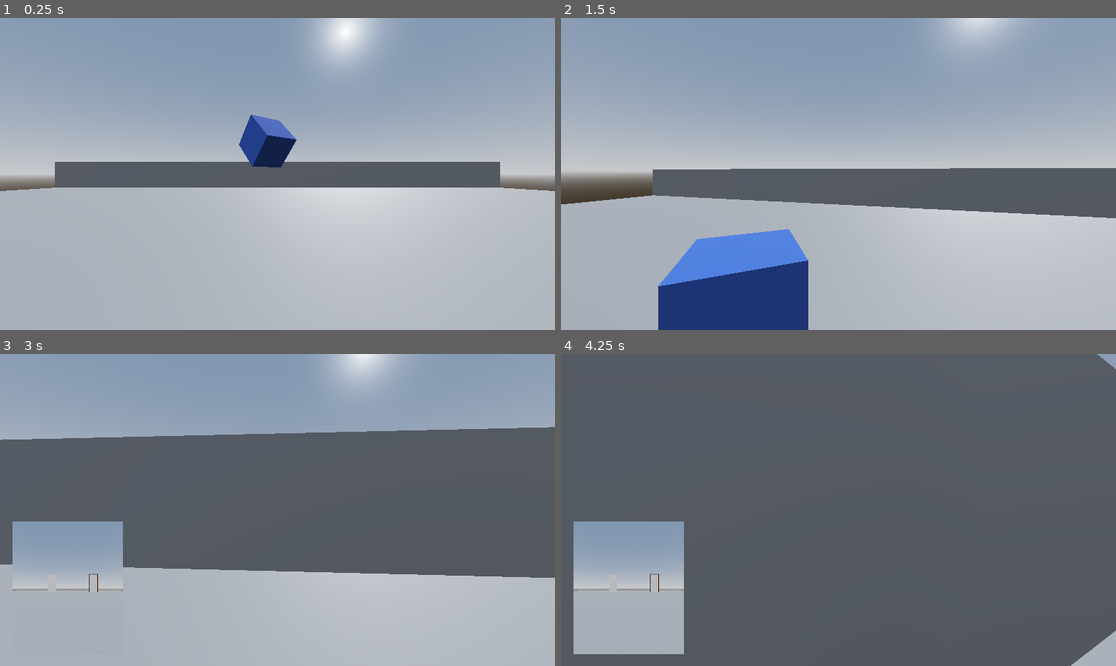
Above: before the commit, frames 1-4 (two rows, left to right).
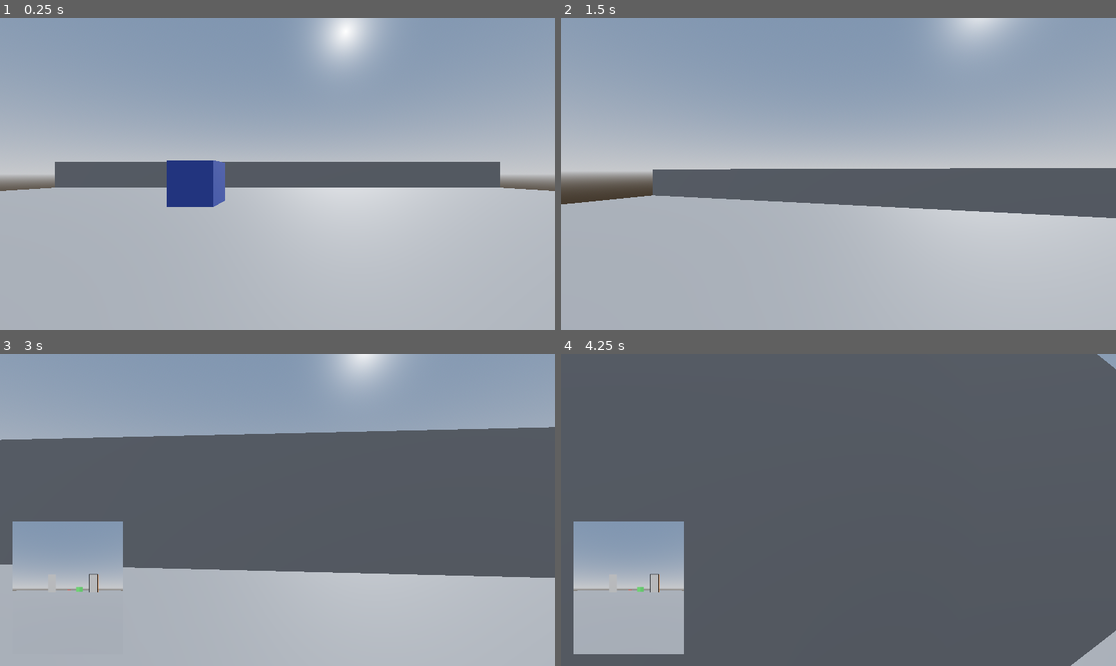
Above: after the commit, the same moments.

Repository: AntoninHUDRY/Q_panic
Game: Godot game, scene res://CameraTest.tscn
The game is run twice, just before and just after one commit, with the same random seed, the same clock (stepped at 60 frames per second) and the same inputs.
Inputs (mouse positions are in pixels of both pictures, inside the frame that each line leads up to):
- Up to frame 1 (0.25 s): no input
- Up to frame 2 (1.5 s): move the mouse to (866, 174) at 0.52 s; hold W (up) from 0.53 s (still down); tap C (clear_minicam) at 0.6 s; click (866, 174) at 0.67 s; tap Space (jump) at 0.77 s; move the mouse to (810, 174) at 1.27 s; tap Ctrl (crouch) at 1.35 s
- Up to frame 3 (3 s): keep holding W (up); tap Space (jump) at 1.52 s; move the mouse to (288, 503) at 2.02 s; hold E (interact) 2.03-2.78 s; move the mouse to (271, 516) at 2.77 s; right-click (271, 516) at 2.85 s; click (271, 516) at 2.92 s
- Up to frame 4 (4.25 s): keep holding W (up); tap Space (jump) at 3.02, 3.77 s; move the mouse to (877, 513) at 3.52 s; tap Shift (sprint) at 3.6 s

The runs differ from the first frame. In frame 1, 2.8% of the frame differs, in the area x 30-54%, y 30-61%; in frame 2, 7.5%, in the area x 17-45%, y 67-100%; in frame 3, less than 0.1%; in frame 4, less than 0.1%.

Commit message:
Make Scenes for cubes

Diff:
--- a/CameraTest.tscn
+++ b/CameraTest.tscn
@@ -1,16 +1,16 @@
-[gd_scene load_steps=27 format=3 uid="uid://8ukrrg3tetb8"]
+[gd_scene load_steps=26 format=3 uid="uid://8ukrrg3tetb8"]
 
 [ext_resource type="Script" path="res://quantum/QuantumController.gd" id="2_3qsxb"]
+[ext_resource type="PackedScene" uid="uid://isnyipijubp4" path="res://Cube.tscn" id="3_8b4es"]
 [ext_resource type="Script" path="res://quantum/EntangledGroup.gd" id="3_fka2m"]
 [ext_resource type="Script" path="res://Camera/MainCamera.gd" id="4_bbubq"]
-[ext_resource type="Script" path="res://quantum/QuantumObject.gd" id="4_g2727"]
 [ext_resource type="Script" path="res://character/player.gd" id="5_q6hax"]
 [ext_resource type="Script" path="res://Camera/MiniCamera.gd" id="6_104kl"]
 [ext_resource type="PackedScene" uid="uid://dfvgc3hsb18jo" path="res://systems/interaction/PlayerInteractor.tscn" id="6_fa8ls"]
 [ext_resource type="Script" path="res://systems/interaction/PlayerInteractor.gd" id="7_8dpor"]
-[ext_resource type="PackedScene" uid="uid://qfenrsmlfday" path="res://Door.tscn" id="7_deytm"]
-[ext_resource type="PackedScene" uid="uid://d2dpduiy1jbvy" path="res://FloorButton.tscn" id="8_o6ekm"]
-[ext_resource type="PackedScene" uid="uid://cfm46bfyyqy6x" path="res://fix_Door.tscn" id="11_roepf"]
+[ext_resource type="PackedScene" path="res://Door.tscn" id="7_deytm"]
+[ext_resource type="PackedScene" path="res://FloorButton.tscn" id="8_o6ekm"]
+[ext_resource type="PackedScene" path="res://fix_Door.tscn" id="11_roepf"]
 
 [sub_resource type="ProceduralSkyMaterial" id="ProceduralSkyMaterial_n8ree"]
 sky_horizon_color = Color(0.64625, 0.65575, 0.67075, 1)
@@ -30,15 +30,14 @@
 [sub_resource type="ConvexPolygonShape3D" id="ConvexPolygonShape3D_c6l2y"]
 points = PackedVector3Array(-16, -0.05, -16, -16, 0.05, -16, 16, -0.05, -16, -16, -0.05, 16, -16, 0.05, 16, 16, 0.05, -16, 16, -0.05, 16, 16, 0.05, 16)
 
-[sub_resource type="BoxMesh" id="BoxMesh_kr0v7"]
+[sub_resource type="StandardMaterial3D" id="StandardMaterial3D_s6krm"]
+albedo_color = Color(0.254902, 0.356863, 0.729412, 1)
 
-[sub_resource type="StandardMaterial3D" id="StandardMaterial3D_tv781"]
-albedo_color = Color(0.235294, 0.388235, 0.756863, 1)
+[sub_resource type="StandardMaterial3D" id="StandardMaterial3D_g63la"]
+albedo_color = Color(0.94902, 0.470588, 0.0235294, 1)
 
-[sub_resource type="BoxShape3D" id="BoxShape3D_wghr5"]
-
-[sub_resource type="StandardMaterial3D" id="StandardMaterial3D_sbfhf"]
-albedo_color = Color(0.819608, 0.4, 0.290196, 1)
+[sub_resource type="StandardMaterial3D" id="StandardMaterial3D_ny6dm"]
+albedo_color = Color(0.345098, 0.729412, 0.352941, 1)
 
 [sub_resource type="CapsuleMesh" id="CapsuleMesh_wio5y"]
 
@@ -94,37 +93,17 @@
 [node name="EntangledGroup" type="Node" parent="."]
 script = ExtResource("3_fka2m")
 
-[node name="Cube1" type="Node" parent="EntangledGroup" node_paths=PackedStringArray("collider")]
-script = ExtResource("4_g2727")
-collider = NodePath("RigidBody3D_1")
+[node name="Cube" parent="EntangledGroup" instance=ExtResource("3_8b4es")]
+transform = Transform3D(1, 0, 0, 0, 1, 0, 0, 0, 1, -1.87713, 1.05237, -4.85684)
+material = SubResource("StandardMaterial3D_s6krm")
 
-[node name="RigidBody3D_1" type="RigidBody3D" parent="EntangledGroup/Cube1"]
-transform = Transform3D(0.471545, 0.423554, -0.773464, -0.668235, 0.74395, 0, 0.575419, 0.516856, 0.63384, -0.307123, 2.16034, -5.78349)
-collision_layer = 12
-collision_mask = 3
+[node name="Cube2" parent="EntangledGroup" instance=ExtResource("3_8b4es")]
+transform = Transform3D(0.921667, 0.387982, 0, -0.387982, 0.921667, 0, 0, 0, 1, 1.588, 1.21117, -3.78839)
+material = SubResource("StandardMaterial3D_g63la")
 
-[node name="MeshInstance3D" type="MeshInstance3D" parent="EntangledGroup/Cube1/RigidBody3D_1"]
-mesh = SubResource("BoxMesh_kr0v7")
-surface_material_override/0 = SubResource("StandardMaterial3D_tv781")
-
-[node name="CollisionShape3D" type="CollisionShape3D" parent="EntangledGroup/Cube1/RigidBody3D_1"]
-shape = SubResource("BoxShape3D_wghr5")
-
-[node name="Cube2" type="Node" parent="EntangledGroup" node_paths=PackedStringArray("collider")]
-script = ExtResource("4_g2727")
-collider = NodePath("RigidBody3D_2")
-
-[node name="RigidBody3D_2" type="RigidBody3D" parent="EntangledGroup/Cube2"]
-transform = Transform3D(0.471545, 0.423554, -0.773464, -0.668235, 0.74395, 0, 0.575419, 0.516856, 0.63384, -3.23704, 2.70669, -11.4586)
-collision_layer = 12
-collision_mask = 3
-
-[node name="MeshInstance3D" type="MeshInstance3D" parent="EntangledGroup/Cube2/RigidBody3D_2"]
-mesh = SubResource("BoxMesh_kr0v7")
-surface_material_override/0 = SubResource("StandardMaterial3D_sbfhf")
-
-[node name="CollisionShape3D" type="CollisionShape3D" parent="EntangledGroup/Cube2/RigidBody3D_2"]
-shape = SubResource("BoxShape3D_wghr5")
+[node name="Cube3" parent="EntangledGroup" instance=ExtResource("3_8b4es")]
+transform = Transform3D(0.586217, 0.620623, 0.520746, -0.810154, 0.449075, 0.376805, 0, -0.642774, 0.766056, -2.62428, 1.16683, 3.70411)
+material = SubResource("StandardMaterial3D_ny6dm")
 
 [node name="player" type="CharacterBody3D" parent="."]
 transform = Transform3D(1, 0, 0, 0, 1, 0, 0, 0, 1, 0, 1.3, 0)
--- /dev/null
+++ b/Cube.tscn
@@ -0,0 +1,25 @@
+[gd_scene load_steps=5 format=3 uid="uid://isnyipijubp4"]
+
+[ext_resource type="Script" path="res://quantum/QuantumCube.gd" id="1_xmnks"]
+
+[sub_resource type="BoxMesh" id="BoxMesh_kr0v7"]
+
+[sub_resource type="StandardMaterial3D" id="StandardMaterial3D_tv781"]
+
+[sub_resource type="BoxShape3D" id="BoxShape3D_wghr5"]
+
+[node name="Cube" type="Node3D" node_paths=PackedStringArray("mesh", "collider")]
+script = ExtResource("1_xmnks")
+mesh = NodePath("RigidBody3D/MeshInstance3D")
+collider = NodePath("RigidBody3D")
+
+[node name="RigidBody3D" type="RigidBody3D" parent="."]
+collision_layer = 12
+collision_mask = 3
+
+[node name="MeshInstance3D" type="MeshInstance3D" parent="RigidBody3D"]
+mesh = SubResource("BoxMesh_kr0v7")
+surface_material_override/0 = SubResource("StandardMaterial3D_tv781")
+
+[node name="CollisionShape3D" type="CollisionShape3D" parent="RigidBody3D"]
+shape = SubResource("BoxShape3D_wghr5")
--- a/quantum/EntangledGroup.gd
+++ b/quantum/EntangledGroup.gd
@@ -13,14 +13,14 @@
 			quantum_objects.append(obj)
 	print("Quantum objects: ", quantum_objects)
 	for i in range(1, len(quantum_objects)):
-		quantum_objects[i].hide()
+		quantum_objects[i].quantum_hide()
 
 func set_new_visible(index: int):
 	print("Changing visible object from ", visible_object, " to ", index)
-	quantum_objects[visible_object].hide()
+	quantum_objects[visible_object].quantum_hide()
 	visible_object = index
 	has_visible_been_seen = false
-	quantum_objects[visible_object].show()
+	quantum_objects[visible_object].quantum_show()
 
 # For now, simply ccolliderycle through the entangled objects that are not being observed
 func handle_observations(intersections: Array[Node3D]):
--- /dev/null
+++ b/quantum/QuantumCube.gd
@@ -0,0 +1,16 @@
+extends QuantumObject
+
+class_name QuantumCube
+
+
+@export
+var material: StandardMaterial3D
+
+@export_group("Internal")
+@export
+var mesh: MeshInstance3D
+
+func _ready():
+	var surface_count = mesh.get_surface_override_material_count()
+	for i in range(surface_count):
+		mesh.set_surface_override_material(i, material)
--- a/quantum/QuantumObject.gd
+++ b/quantum/QuantumObject.gd
@@ -1,20 +1,21 @@
-extends Node
+extends Node3D
 
 class_name QuantumObject
 
 # eg RigidBody3D
+@export_group("Internal")
 @export
 var collider: CollisionObject3D
 
-func hide():
+func quantum_hide():
 	collider.set_collision_layer_value(4, false)
 	collider.set_collision_mask_value(2, false)
-	collider.hide()
+	hide()
 
-func show():
+func quantum_show():
 	collider.set_collision_layer_value(4, true)
 	collider.set_collision_mask_value(2, true)
-	collider.show()
+	show()
 
 # Called when the node enters the scene tree for the first time.
 func _ready():
